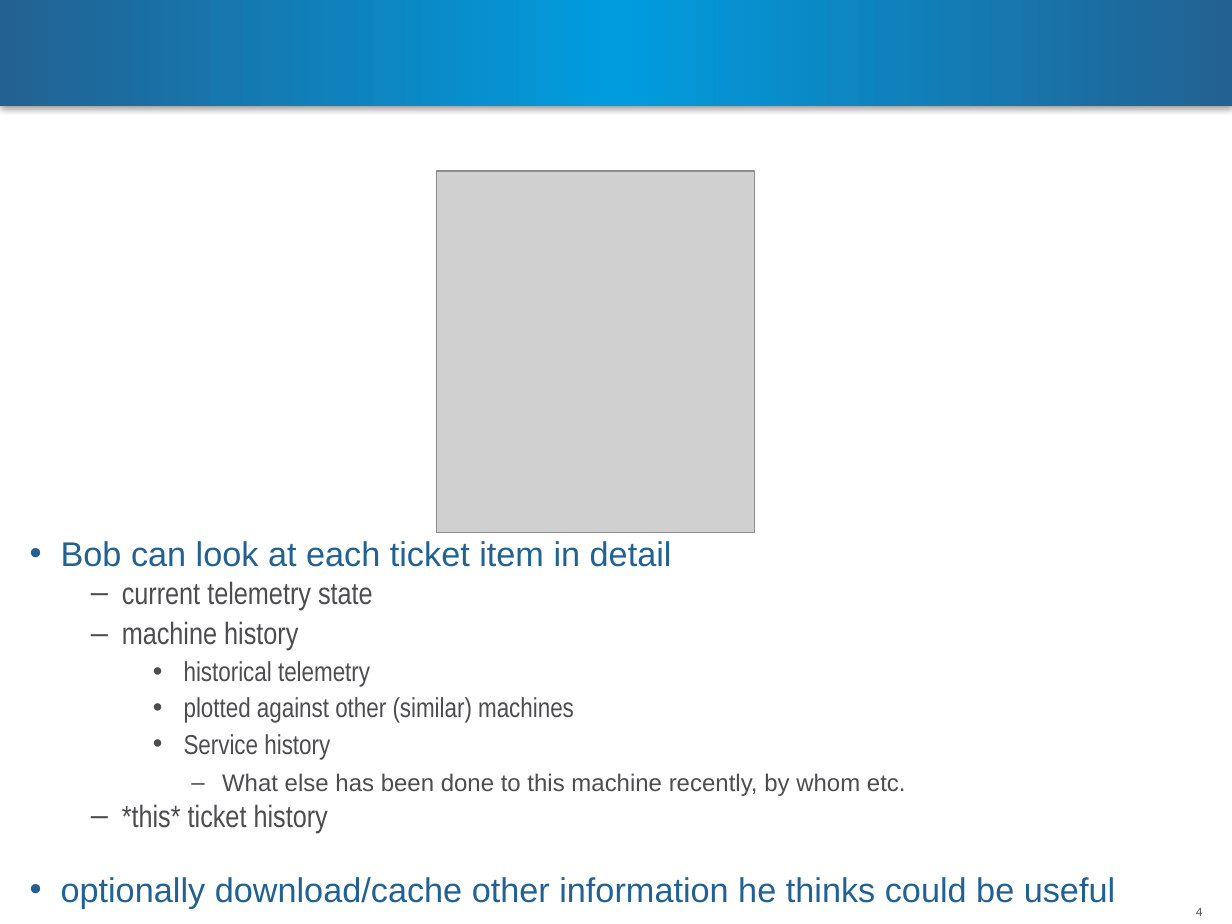
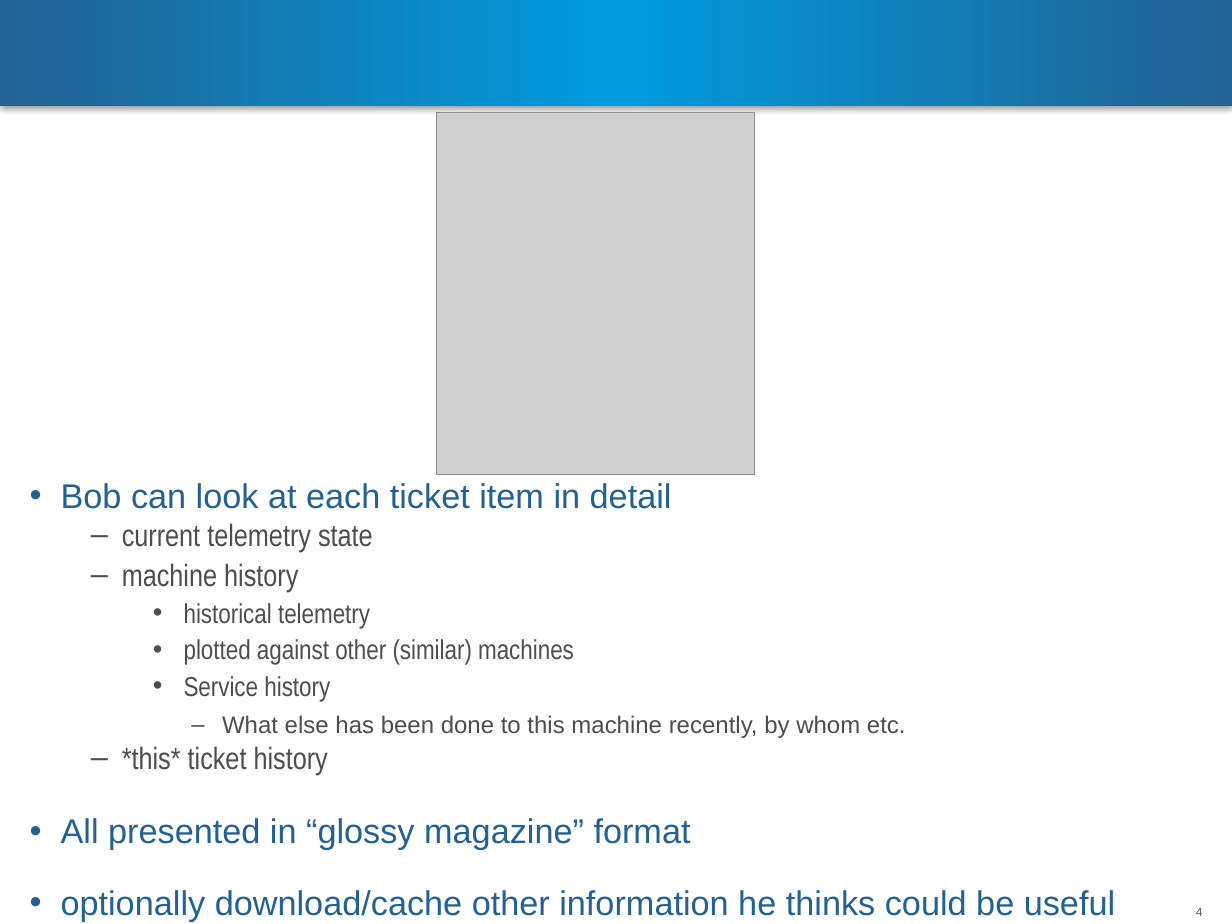
Before and after one commit to steveghee/hippy, a slide deck: slide 4 of jolt elevator storyboard 1.pptx. Drawn at 1232x924 pixels with LibreOffice and Linux fonts; fonts in the diff are those of the drawing; grey boxes stand for pictures; background and template pictures are left out. Boxes give left, top, right and bottom in pixels: in the first picture for what was removed or moved away, otherwise in the second. Text is boxed around its words. In the diff, an @@ line names an element or a change of style, - is before the commit and + after.

```diff
--- a/jolt elevator storyboard 1.pptx
+++ b/jolt elevator storyboard 1.pptx
@@ picture: place and size @@
-picture at <box>436,171,754,532</box>
+picture at <box>436,113,754,474</box>
@@ text "Bob can look at each ...": place and size @@
-text "Bob can look at each ..." at <box>61,541,1115,908</box>
+text "Bob can look at each ..." at <box>61,483,1115,922</box>
@@ text at <box>61,818,691,850</box>: paragraph added @@
+• All presented in “glossy magazine” format
```
Also in this commit, not shown: 1 other file.
